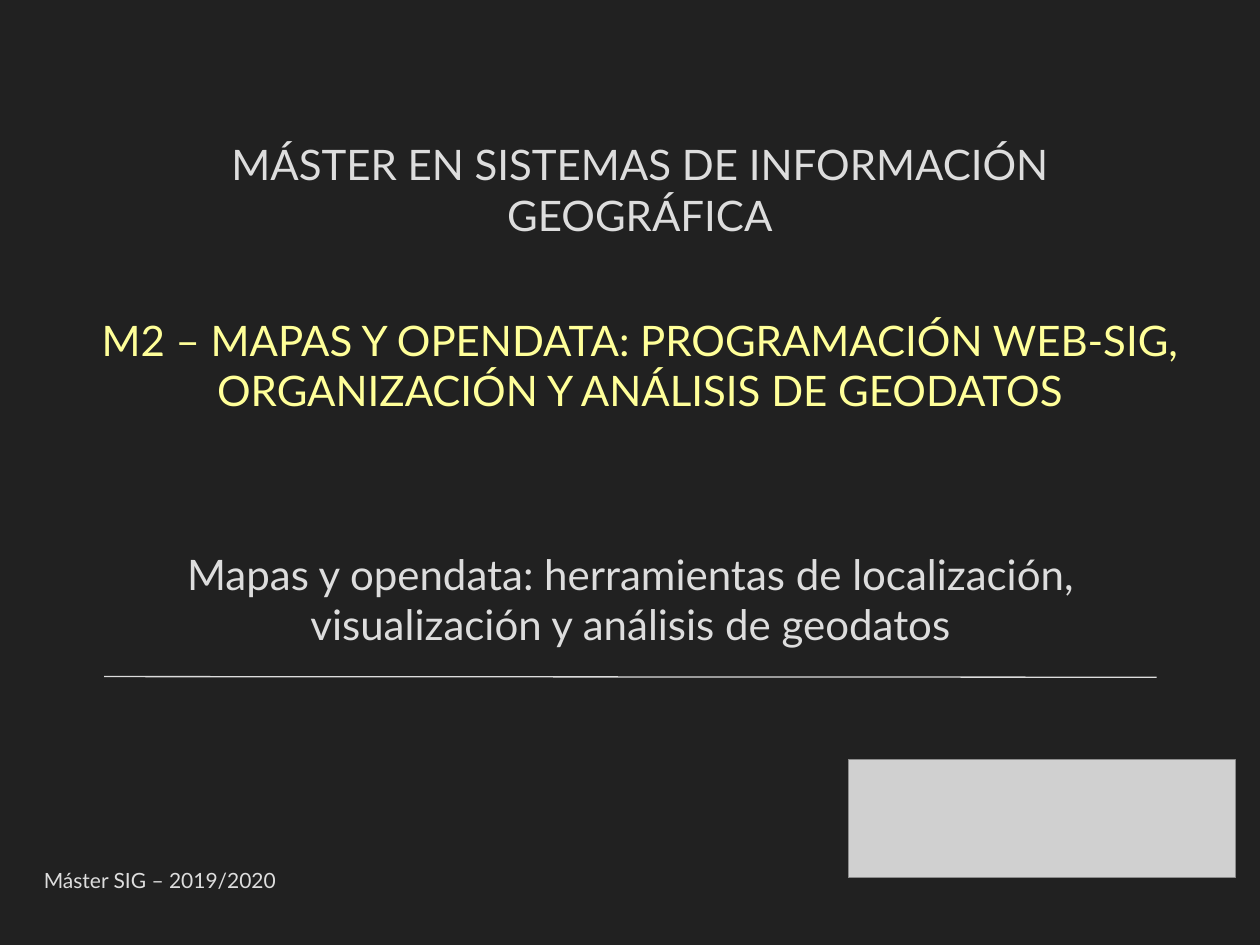
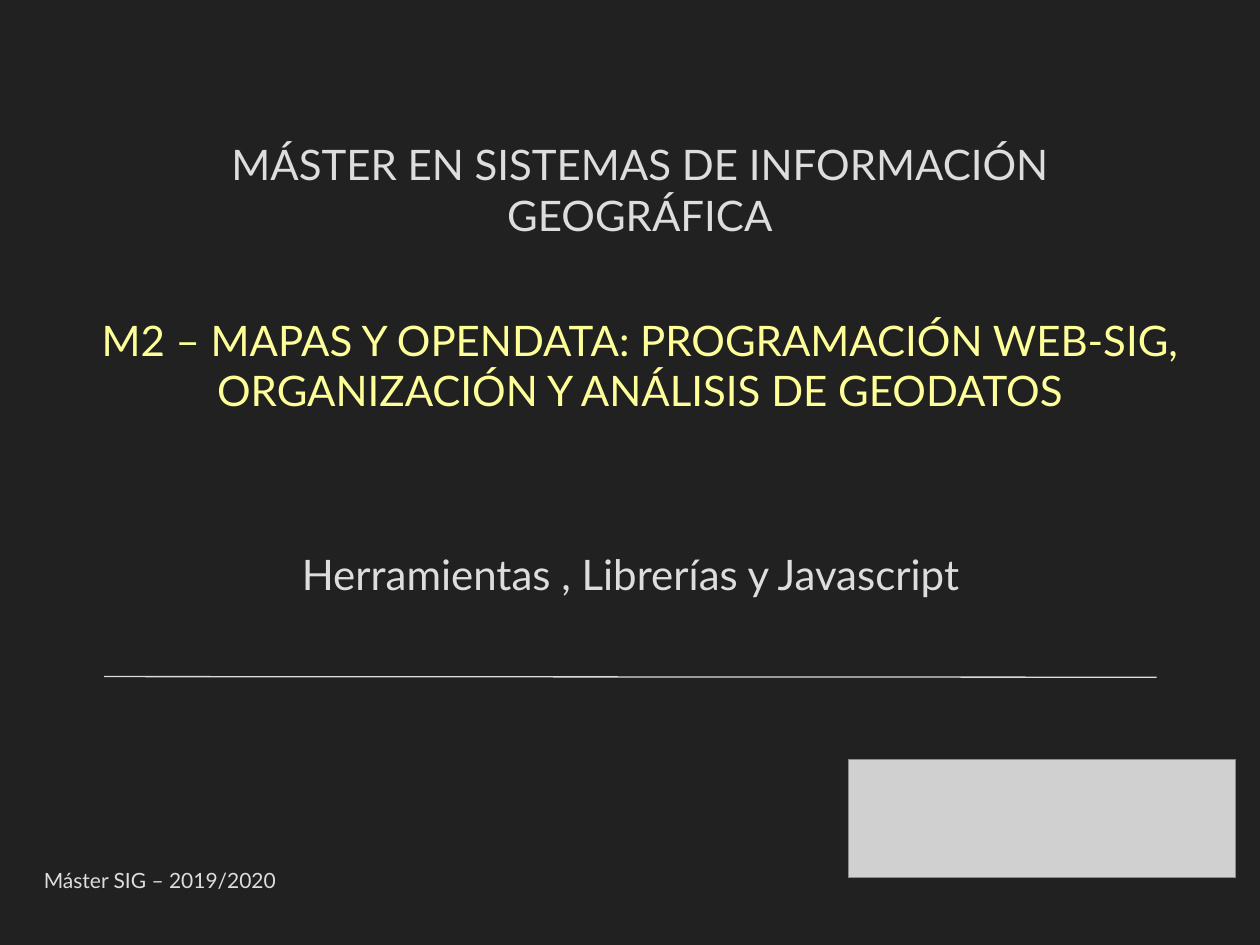
Before and after one commit to thaisfsiq/m2-geoweb, a slide deck: slide 1 of docs/presentacion/Herramientas-y-javascript.pptx. Drawn at 1260x945 pixels with LibreOffice and Linux fonts; fonts in the diff are those of the drawing; grey boxes stand for pictures. Boxes give left, top, right and bottom in pixels: in the first picture for what was removed or moved away, otherwise in the second. Text is boxed around its words. In the diff, an @@ line names an element or a change of style, - is before the commit and + after.

```diff
--- a/docs/presentacion/Herramientas-y-javascript.pptx
+++ b/docs/presentacion/Herramientas-y-javascript.pptx
@@ text at [302,559,959,597]: text changed @@
-Mapas y opendata: herramientas de localización, visualización y análisis de geodatos
+Herramientas , Librerías y Javascript
```
Also in this commit, not shown: 6 slides added, 5 slides removed, 37 other files.
